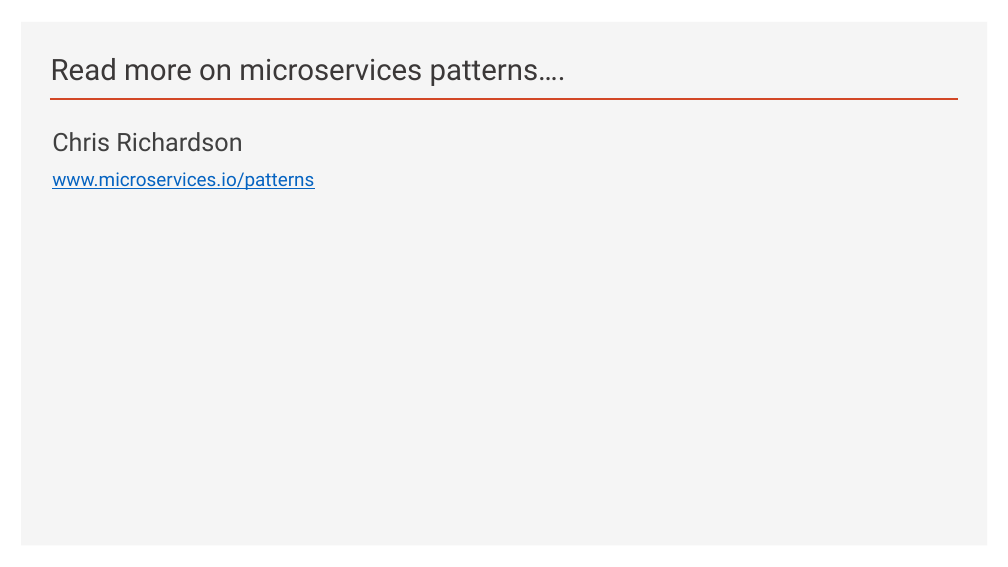
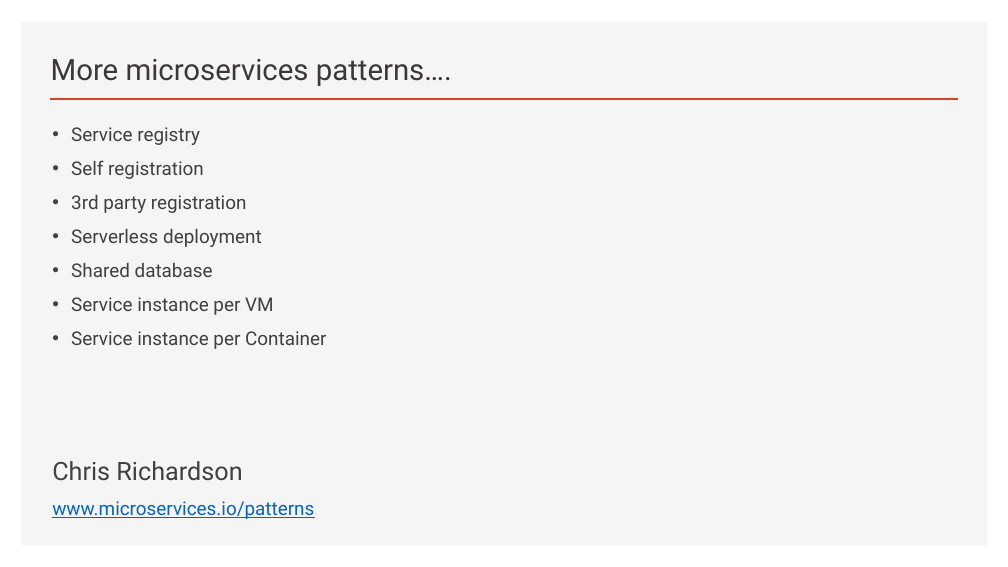
Before and after one commit to brianperera/EasyMaintain, a slide deck: slide 15 of Documents/MicroServices.pptx (slide 14 before the commit). Drawn at 1008x567 pixels with LibreOffice and Linux fonts; fonts in the diff are those of the drawing. Boxes give left, top, right and bottom in pixels: in the first picture for what was removed or moved away, otherwise in the second. Text is boxed around its words. In the diff, an @@ line names an element or a change of style, - is before the commit and + after.

Commit message:
Updating the latest

```diff
--- a/Documents/MicroServices.pptx
+++ b/Documents/MicroServices.pptx
@@ title at (x1=51, y1=59, x2=452, y2=86): text changed @@
-Read more on microservices patterns….
+More microservices patterns….
@@ text at (x1=71, y1=127, x2=326, y2=349): paragraphs added @@
+• Service registry
+• Self registration
+• 3rd party registration
+• Serverless deployment
+• Shared database
+• Service instance per VM
+• Service instance per Container
```
Also in this commit, not shown: 4 other slides changed, 1 slide added.
